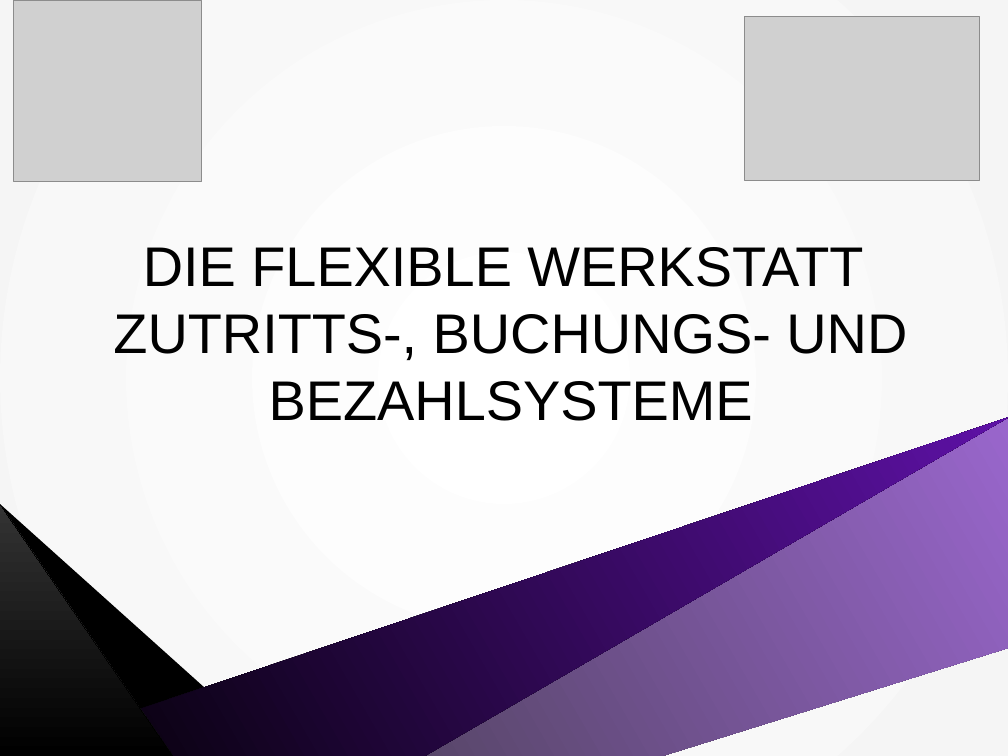
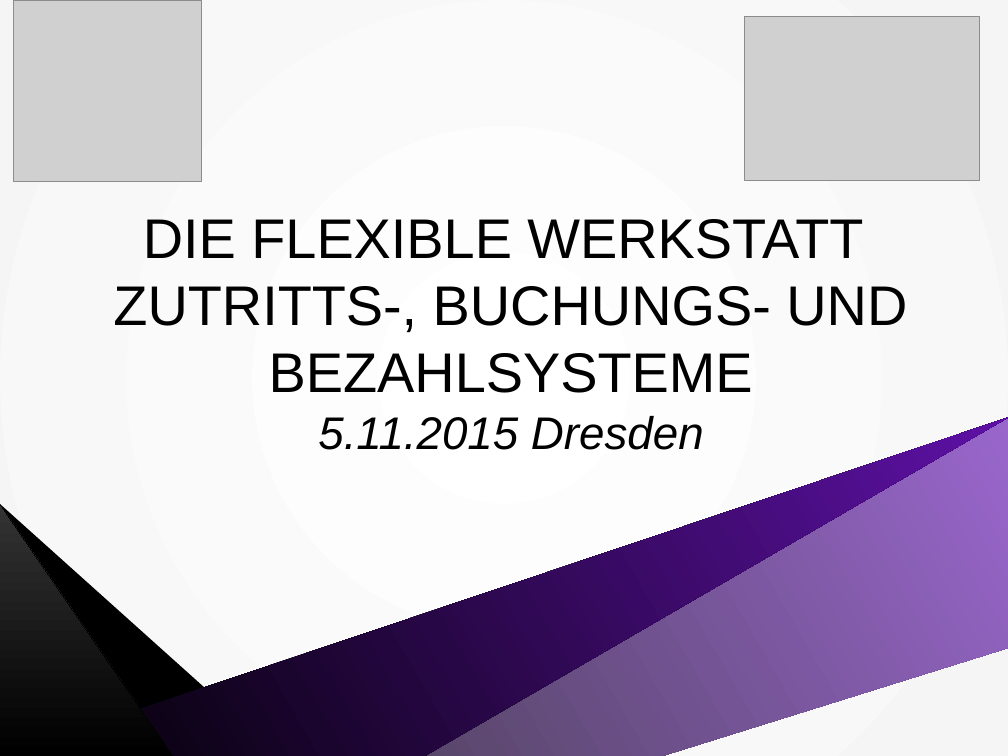
Before and after one commit to mdrobisch/roseguarden, a slide deck: slide 1 of documentation/presentations/Talk_at_VOW_Dresden_Germany_2015-11-06.odp. Drawn at 1008x756 pixels with LibreOffice and Linux fonts; fonts in the diff are those of the drawing; grey boxes stand for pictures. Boxes give left, top, right and bottom in pixels: in the first picture for what was removed or moved away, otherwise in the second. Text is boxed around its words. In the diff, an @@ line names an element or a change of style, - is before the commit and + after.

Commit message:
FIX (doc) some typos in the documentation for VOW

```diff
--- a/documentation/presentations/Talk_at_VOW_Dresden_Germany_2015-11-06.odp
+++ b/documentation/presentations/Talk_at_VOW_Dresden_Germany_2015-11-06.odp
@@ title at (x1=113, y1=219, x2=907, y2=450): text changed @@
-DIE FLEXIBLE WERKSTATT
-ZUTRITTS-, BUCHUNGS- UND BEZAHLSYSTEME
+DIE FLEXIBLE WERKSTATT
+ZUTRITTS-, BUCHUNGS- UND BEZAHLSYSTEME
+5.11.2015 Dresden
```
